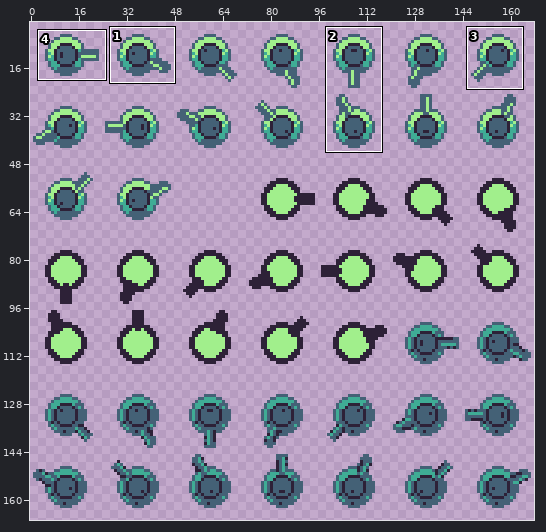
Sprite sheet, stored at assets/aseprite/RotatingTurret.png. The picture above shows the old version from afar; the outline marks the close-up.
Close-up. The starting point:
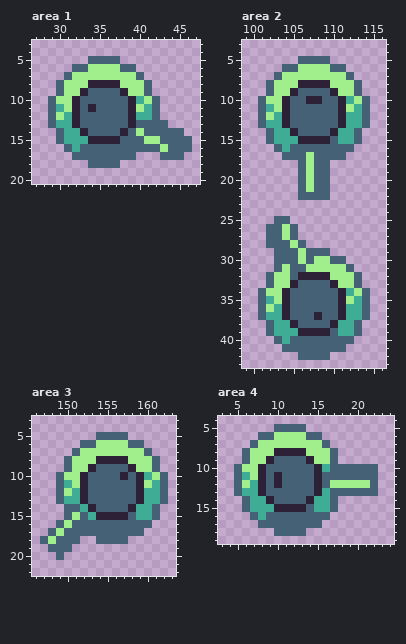
The file is 168x168 pixels. Shown: area 1: x 27..47, y 3..20; area 2: x 99..116, y 3..43; area 3: x 146..163, y 3..22; area 4: x 3..24, y 4..19. The wide view leaves out empty margins. The commit also changed other parts of the picture, which this record leaves out.
After the commit:
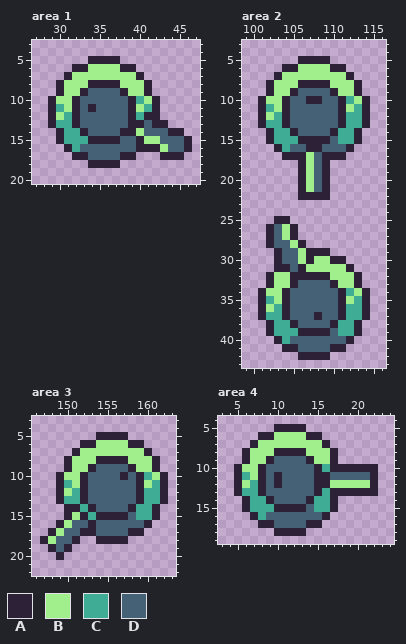
Palette (. is transparent): A #2d2137  B #a1ef8c  C #3fac95  D #446176
Change:
--- area 1
@@ x 27..47 @@
  4 .....................
- 5 .......DDDD..........
- 6 .....DDBBBBDD........
- 7 ....DBBBBBBBBD.......
- 8 ...DBBBAAAABBBD......
- 9 ...DBBADDDDABBD......
-10 ..DBBADDDDDDACBD.....
-11 ..DCBADADDDDABCD.....
-12 ..DBCADDDDDDACCD.....
-13 ..DCCADDDDDDADDDD....
-14 ...DCCADDDDADBDDDDD..
-15 ...DCCCAAAADDDBBDDDD.
-16 ....DCDDDDDDDDDDBDDD.
-17 .....DDDDDDDD...DDD..
-18 .......DDDD..........
+ 5 .......AAAA..........
+ 6 .....AABBBBAA........
+ 7 ....ABBBBBBBBA.......
+ 8 ...ABBBAAAABBBA......
+ 9 ...ABBADDDDABBA......
+10 ..ABBADDDDDDACBA.....
+11 ..ACBADADDDDABCA.....
+12 ..ABCADDDDDDACAA.....
+13 ..ACCADDDDDDAADAA....
+14 ...ACCADDDDAABDDDAA..
+15 ...ACCCAAAADDABBDDDA.
+16 ....ACDDDDDDDAAABDDA.
+17 .....AADDDDAA...AAA..
+18 .......AAAA..........
 19 .....................
--- area 2
@@ x 99..116 @@
  4 ..................
- 5 .......DDDD.......
- 6 .....DDBBBBDD.....
- 7 ....DBBBBBBBBD....
- 8 ...DBBBAAAABBBD...
- 9 ...DBBADDDDABBD...
-10 ..DBBADDAADDACBD..
-11 ..DCBADDDDDDABCD..
-12 ..DBCADDDDDDACCD..
-13 ..DCCADDDDDDACCD..
-14 ...DCCADDDDACCD...
-15 ...DCCCAAAADCCD...
-16 ....DCDDDDDDDD....
-17 .....DDDBDDDD.....
-18 .......DBDD.......
-19 .......DBDD.......
-20 .......DBDD.......
-21 .......DBDD.......
-22 .......DDDD.......
+ 5 .......AAAA.......
+ 6 .....AABBBBAA.....
+ 7 ....ABBBBBBBBA....
+ 8 ...ABBBAAAABBBA...
+ 9 ...ABBADDDDABBA...
+10 ..ABBADDAADDACBA..
+11 ..ACBADDDDDDABCA..
+12 ..ABCADDDDDDACCA..
+13 ..ACCADDDDDDACCA..
+14 ...ACCADDDDACCA...
+15 ...ACCCAAAADCCA...
+16 ....ACDDAADDDA....
+17 .....AAABDAAA.....
+18 .......ABDA.......
+19 .......ABDA.......
+20 .......ABDA.......
+21 .......ABDA.......
+22 .......AAAA.......
 23 ..................
 24 ..................
-25 ....DD............
-26 ...DDBD...........
-27 ...DDBD...........
-28 ...DDDBD..........
-29 ....DDDBDDD.......
-30 ....DDDBDBBDD.....
-31 ....DBDDBBBBBD....
-32 ...DBBDAAAABBBD...
-33 ...DBBADDDDABBD...
-34 ..DBBADDDDDDACBD..
-35 ..DCBADDDDDDABCD..
-36 ..DBCADDDDDDACCD..
-37 ..DCCADDDADDACCD..
-38 ...DCCADDDDACCD...
-39 ...DCCCAAAADCCD...
-40 ....DCDDDDDDDD....
-41 .....DDDDDDDD.....
-42 .......DDDD.......
+25 ....AA............
+26 ...ADBA...........
+27 ...ADBA...........
+28 ...ADDBA..........
+29 ....ADDBAAA.......
+30 ....ADDBABBAA.....
+31 ....AADABBBBBA....
+32 ...ABBAAAAABBBA...
+33 ...ABBADDDDABBA...
+34 ..ABBADDDDDDACBA..
+35 ..ACBADDDDDDABCA..
+36 ..ABCADDDDDDACCA..
+37 ..ACCADDDADDACCA..
+38 ...ACCADDDDACCA...
+39 ...ACCCAAAADCCA...
+40 ....ACDDDDDDDA....
+41 .....AADDDDAA.....
+42 .......AAAA.......
 43 ..................
--- area 3
@@ x 146..163 @@
  4 ..................
- 5 ........DDDD......
- 6 ......DDBBBBDD....
- 7 .....DBBBBBBBBD...
- 8 ....DBBBAAAABBBD..
- 9 ....DBBADDDDABBD..
-10 ...DBBADDDDADACBD.
-11 ...DCBADDDDDDABCD.
-12 ...DBCADDDDDDACCD.
-13 ...DCCADDDDDDACCD.
-14 ....DDCADDDDACCD..
-15 ....DBDCAAAADCCD..
-16 ...DBDDDDDDDDDD...
-17 ..DBDDDDDDDDDD....
-18 .DBDDD..DDDD......
-19 ..DDD.............
-20 ...D..............
+ 5 ........AAAA......
+ 6 ......AABBBBAA....
+ 7 .....ABBBBBBBBA...
+ 8 ....ABBBAAAABBBA..
+ 9 ....ABBADDDDABBA..
+10 ...ABBADDDDADACBA.
+11 ...ACBADDDDDDABCA.
+12 ...ABCADDDDDDACCA.
+13 ...ACCADDDDDDACCA.
+14 ....AACADDDDACCA..
+15 ....ABACAAAADCCA..
+16 ...ABDDADDDDDDA...
+17 ..ABDDAADDDDAA....
+18 .ABDDA..AAAA......
+19 ..ADA.............
+20 ...A..............
 21 ..................
--- area 4
@@ x 3..24 @@
  4 ......................
- 5 .......DDDD...........
- 6 .....DDBBBBDD.........
- 7 ....DBBBBBBBBD........
- 8 ...DBBBAAAABBBD.......
- 9 ...DBBADDDDABBD.......
-10 ..DBBADDDDDDACDDDDDD..
-11 ..DCBADADDDDADDDDDDD..
-12 ..DBCADADDDDADBBBBBD..
-13 ..DCCADDDDDDACDDDDDD..
-14 ...DCCADDDDACCD.......
-15 ...DCCCAAAADCCD.......
-16 ....DCDDDDDDDD........
-17 .....DDDDDDDD.........
-18 .......DDDD...........
+ 5 .......AAAA...........
+ 6 .....AABBBBAA.........
+ 7 ....ABBBBBBBBA........
+ 8 ...ABBBAAAABBBA.......
+ 9 ...ABBADDDDABBA.......
+10 ..ABBADDDDDDACAAAAAA..
+11 ..ACBADADDDDAADDDDDA..
+12 ..ABCADADDDDAABBBBBA..
+13 ..ACCADDDDDDACAAAAAA..
+14 ...ACCADDDDACCA.......
+15 ...ACCCAAAADCCA.......
+16 ....ACDDDDDDDA........
+17 .....AADDDDAA.........
+18 .......AAAA...........
 19 ......................
Where, in picture pixels (left, top, right, bottom), the same in both close-ups:
changed: (48, 56, 192, 168)
changed: (258, 56, 370, 360)
changed: (40, 432, 168, 560)
changed: (234, 424, 378, 536)
